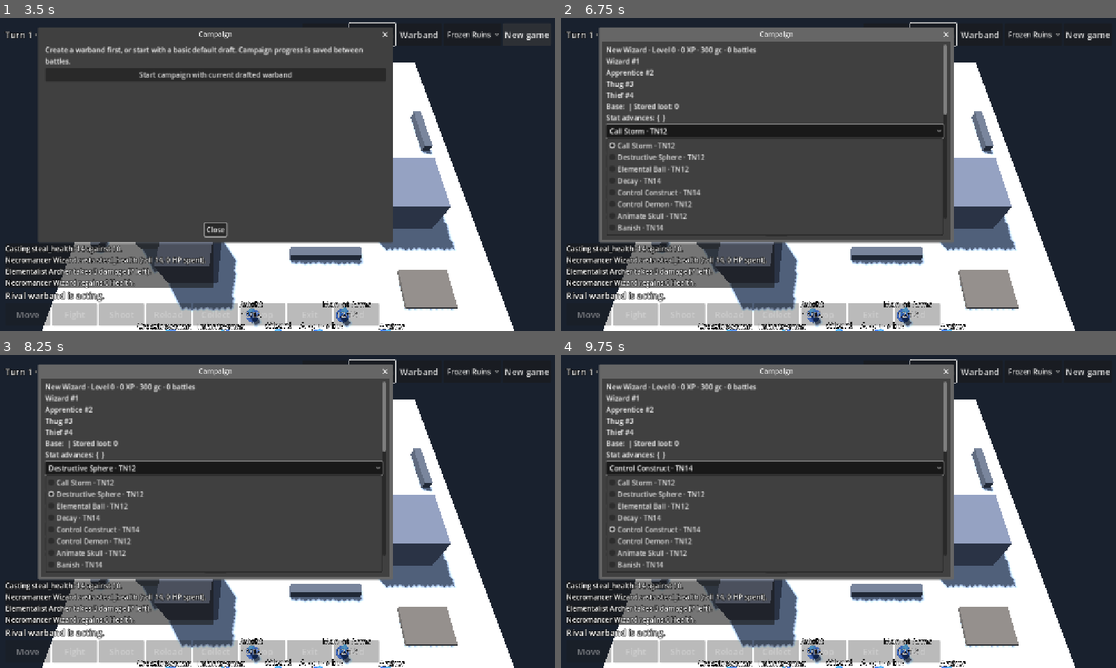
Above: before the commit, frames 1-4 (two rows, left to right).
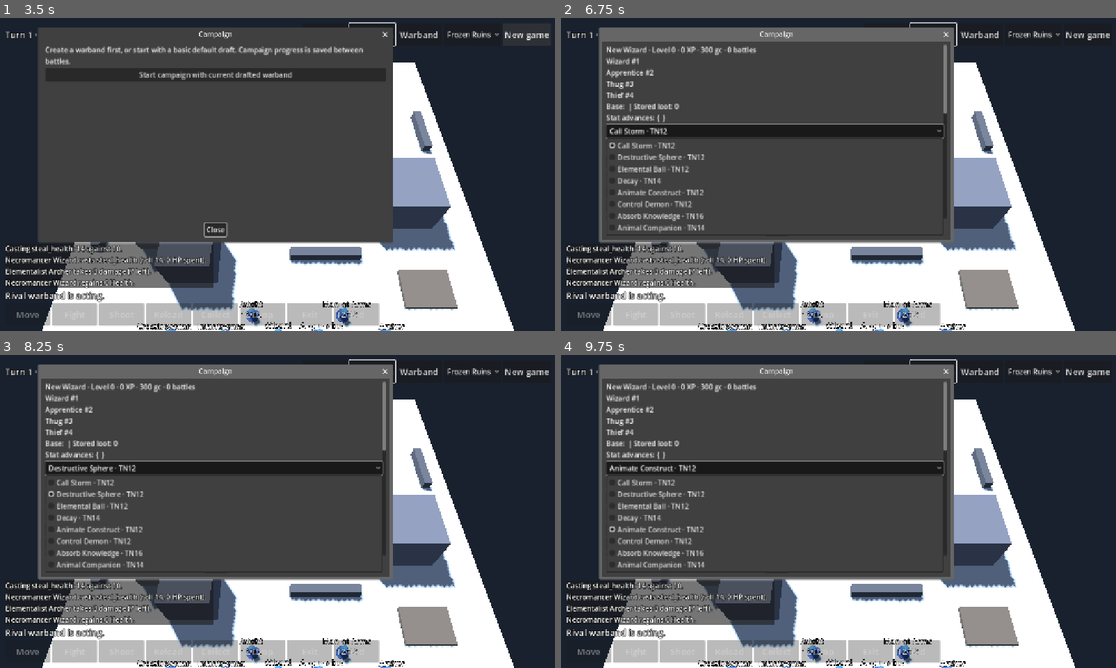
Above: after the commit, the same moments.

Repository: drag0nblad3/Frostgame
Game: Godot game, scene res://scenes/main.tscn
The game is run twice, just before and just after one commit, with the same random seed, the same clock (stepped at 60 frames per second) and the same inputs.
Inputs (mouse positions are in pixels of both pictures, inside the frame that each line leads up to):
- Up to frame 1 (3.5 s): click "Campaign" at 0.5 s; click "Campaign" at 1.25 s; click "New game" at 2 s; click "New game" at 2.75 s
- Up to frame 2 (6.75 s): click "Start campaign with current d…" at 3.5 s; click "Watch" at 4.25 s; click "Warband" at 5 s; click "Frozen Ruins" at 5.75 s; click "Call Storm · TN12" at 6.5 s
- Up to frame 3 (8.25 s): click "Fight" at 7.25 s; click "Destructive Sphere · TN12" at 8 s
- Up to frame 4 (9.75 s): click "Apprentice · 100 gc" at 8.75 s; click (777, 467) at 9.5 s, where only the run before the commit has a clickable "Control Construct · TN14"

Frame 1 is identical in both runs. In frame 2, 0.5% of the frame differs, in the area x 10-70%, y 30-69%; in frame 3, 0.5%; in frame 4, 0.7%, in the area x 8-70%, y 30-69%.

Commit message:
Label campaign rituals in wizard creation and honor injured leaders in group selection

Diff:
--- a/src/core/figures/warband_draft.gd
+++ b/src/core/figures/warband_draft.gd
@@ -40,8 +40,8 @@
 		if (slot < 3 and other == school) or (slot >= 3 and slot < 6 and other == aligned[slot - 3]) or (slot >= 6 and school_modifier(other) == 4):
 			result.append(id)
 	result.sort_custom(func(a: String, b: String) -> bool:
-		var live_a: bool = catalog[a]["kind"] != "unimplemented"
-		var live_b: bool = catalog[b]["kind"] != "unimplemented"
+		var live_a: bool = catalog[a]["kind"] != "unimplemented" or Rituals.BEFORE.has(a) or Rituals.AFTER.has(a)
+		var live_b: bool = catalog[b]["kind"] != "unimplemented" or Rituals.BEFORE.has(b) or Rituals.AFTER.has(b)
 		return live_a if live_a != live_b else a < b)
 	return result
 
--- a/src/view/battle/battle_input.gd
+++ b/src/view/battle/battle_input.gd
@@ -399,7 +399,7 @@
 					return false
 				if group_selection.has(id):
 					group_selection.erase(id)
-				elif group_selection.size() < 4:
+				elif group_selection.size() < c.state.figure(c.state.early.leaders[c.state.current_side()]).early_limit() + 1:
 					group_selection.append(id)
 				_group_buttons()
 				preview()
--- a/src/view/hud/warband_setup.gd
+++ b/src/view/hud/warband_setup.gd
@@ -107,7 +107,10 @@
 		for id in draft.candidates(slot):
 			var info: Dictionary = draft.catalog[id]
 			var live: bool = info["kind"] != "unimplemented"
-			choice.add_item("%s · %s · TN%d%s" % [info["name"], str(info["school"]).capitalize(), draft.casting_number(id), "" if live else " · NOT PLAYABLE YET"])
+			var suffix := "" if live else " · NOT PLAYABLE YET"
+			if Rituals.BEFORE.has(id) or Rituals.AFTER.has(id):
+				suffix = " · Campaign ritual" if not live else " · Battle / preparation"
+			choice.add_item("%s · %s · TN%d%s" % [info["name"], str(info["school"]).capitalize(), draft.casting_number(id), suffix])
 			choice.set_item_metadata(choice.item_count - 1, id)
 			if draft.spells[slot] == id:
 				choice.select(choice.item_count - 1)
@@ -127,9 +130,9 @@
 	var problems := draft.errors()
 	var live := 0
 	for id in draft.spells:
-		if draft.catalog[id]["kind"] != "unimplemented":
+		if draft.catalog[id]["kind"] != "unimplemented" or Rituals.BEFORE.has(id) or Rituals.AFTER.has(id):
 			live += 1
-	_summary.text = "%d gc left | %d/8 soldiers | %d/4 specialists | %d/8 live spells\n%s" % [WarbandDraft.BUDGET - draft.cost(), draft.soldiers.size(), draft.specialists(), live, "Some spells are pending implementation. Only live spells can be cast." if problems.is_empty() else "\n".join(problems)]
+	_summary.text = "%d gc left | %d/8 soldiers | %d/4 specialists | %d/8 implemented spells\n%s" % [WarbandDraft.BUDGET - draft.cost(), draft.soldiers.size(), draft.specialists(), live, "Campaign rituals are available between battles. Other pending spells are marked." if problems.is_empty() else "\n".join(problems)]
 	_hire.disabled = not draft.can_hire(str(_recruits.get_selected_metadata()))
 	get_ok_button().disabled = not problems.is_empty()
 
Not shown, changed: docs/rules-coverage.md
